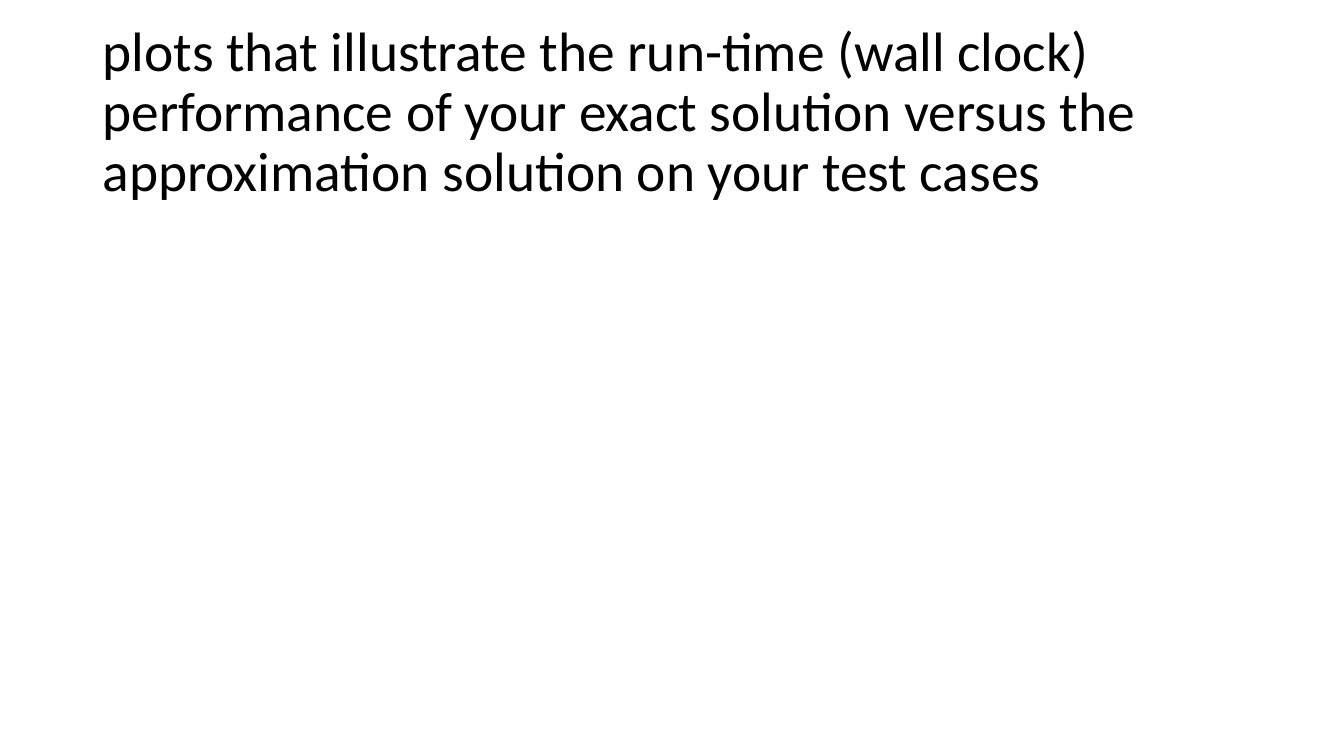
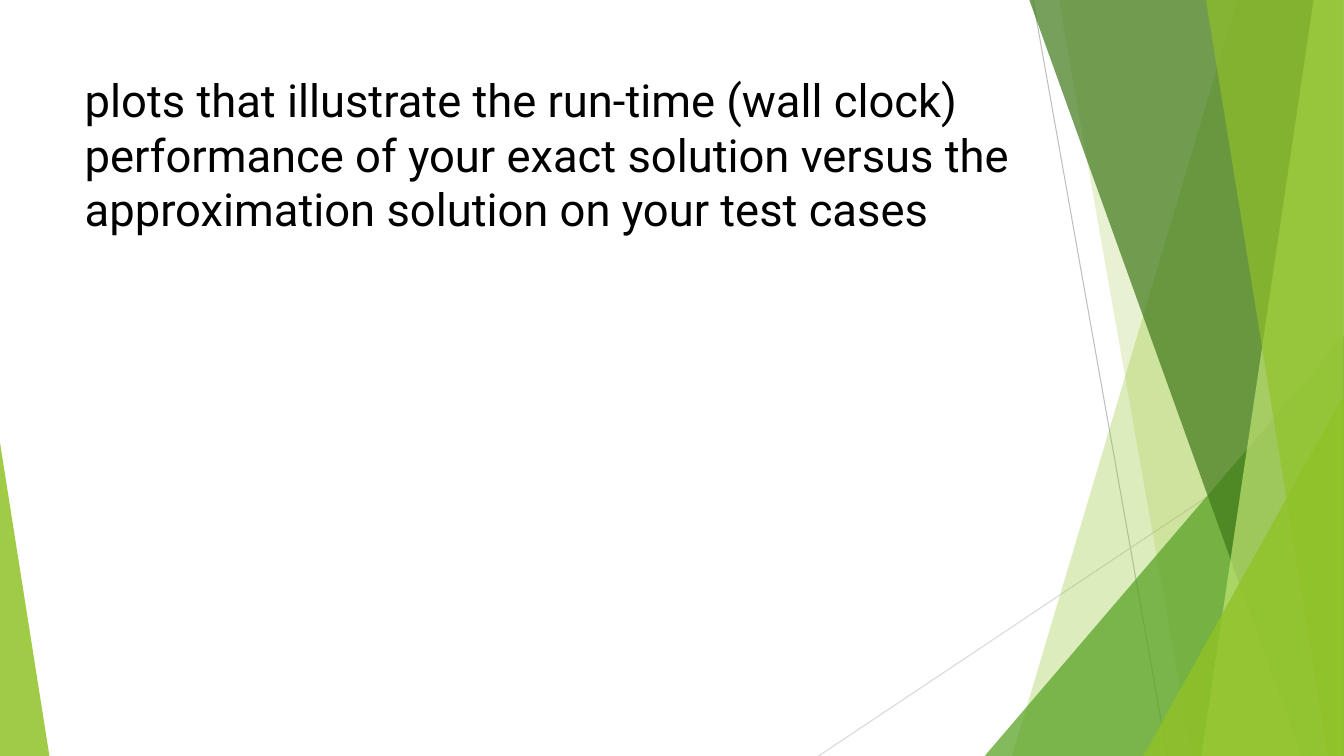
Before and after one commit to pearceag/Min_Coloring_Graph, a slide deck: slide 27 of presentations/Approximation_Presentation.pptx (slide 5 before the commit). Drawn at 1344x756 pixels with LibreOffice and Linux fonts; fonts in the diff are those of the drawing. Boxes give left, top, right and bottom in pixels: in the first picture for what was removed or moved away, otherwise in the second. Text is boxed around its words. In the diff, an @@ line names an element or a change of style, - is before the commit and + after.

```diff
--- a/presentations/Approximation_Presentation.pptx
+++ b/presentations/Approximation_Presentation.pptx
@@ title "plots that illustrate the run-time ...": place and size @@
-title "plots that illustrate the run-time ..." at box(102, 30, 1135, 200)
+title "plots that illustrate the run-time ..." at box(85, 81, 1009, 236)
@@ title "plots that illustrate the run-time ..." at box(85, 81, 1009, 236): size 39.6 to 32.4 pt, font Calibri to Roboto; line spacing 0.9 to 1; vertical alignment middle to top @@
@@ group added at box(0, 0, 1344, 756): 5 freeform shapes, 3 triangles, 2 lines @@
```
Also in this commit, not shown: 5 other slides changed, 22 slides added, 1 other file.
